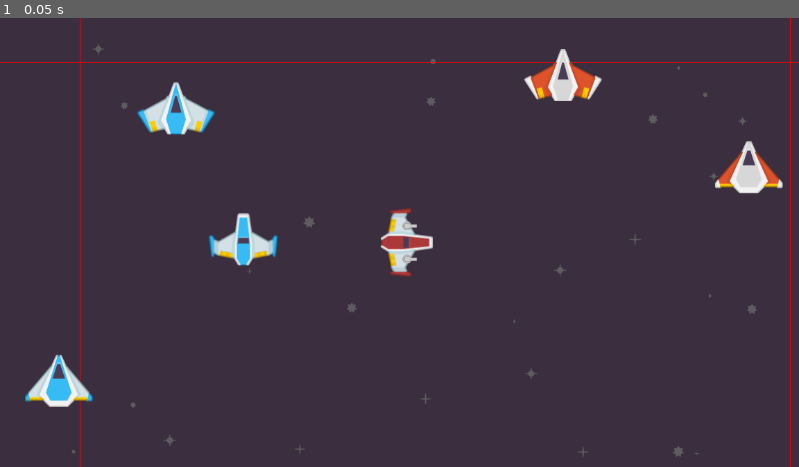
Above: before the commit, frame 1.
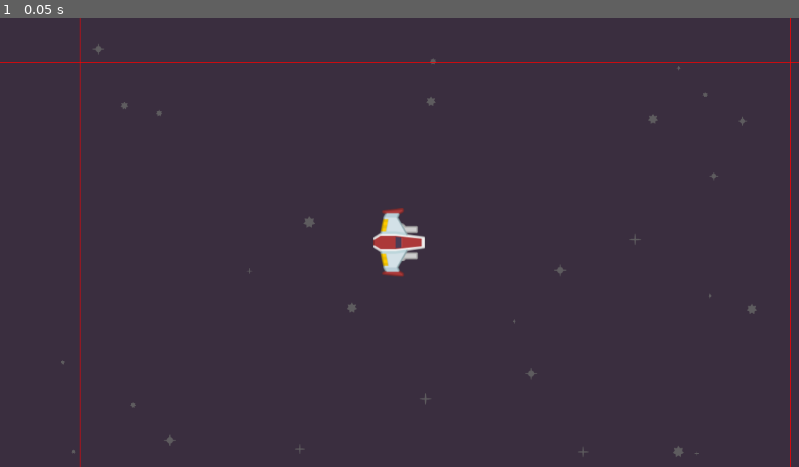
Above: after the commit, the same moment.

Repository: libardia/godot-practice-twinstick
Game: Godot game, scene res://scenes/main.tscn
The game is run twice, just before and just after one commit, with the same random seed, the same clock (stepped at 60 frames per second) and the same inputs.
Inputs:
- Up to frame 1 (0.05 s): no input

The runs differ from the first frame. In frame 1, 3.2% of the frame differs, in the area x 3-98%, y 6-87%.
Error before the commit: Invalid call. Nonexistent function 'is_mkb' in base 'Nil'. (res://obj/player/player.gd:39)
Error after the commit: Invalid call. Nonexistent function 'is_mkb' in base 'Nil'. (res://obj/player/player.gd:40)

Commit message:
remove placeholder ships; tentatively done with player

Diff:
--- a/obj/player/player.gd
+++ b/obj/player/player.gd
@@ -8,20 +8,22 @@
 
 @export_group("Rotation", "rotation_")
 @export var rotation_lerp_factor: float = 3
-@export var rotation_ease_factor: float = 0.2
+@export var rotation_ease_factor: float = 0.5
 
 @export_group("Bullets", "bullet_")
-@export var bullet_pass_velocity: bool = true
+@export var bullet_include_velocity: bool = true
+@export var bullet_project_velocity: bool = true
 
-@onready var turrets: Array[Turret] = [$Turret1, $Turret2]
+@onready var turrets: Array[Turret]
 @onready var fire_cooldown: Timer = $FireCooldown
 
 var move_force: float
 var target_angle: float
+var aim_dir: Vector2
 
 
 func _ready() -> void:
-    # Calculated to ensure max speed
+    turrets.assign($Turrets.get_children())
     move_force = max_speed * drag_coeff
 
 
@@ -34,7 +36,6 @@
 
 func _physics_process(_delta: float) -> void:
     var move_dir = Input.get_vector(&"move left", &"move right", &"move up", &"move down")
-    var aim_dir: Vector2
 
     var should_mouse_aim = InputDetector.is_mkb() and Settings.mouse_aim
     var fire_on_button = should_mouse_aim or Settings.separate_fire_button
@@ -86,7 +87,10 @@
 
 func fire():
     for t in turrets:
-        if bullet_pass_velocity:
-            t.fire(velocity)
+        if bullet_include_velocity:
+            if bullet_project_velocity:
+                t.fire(velocity.project(aim_dir))
+            else:
+                t.fire(velocity)
         else:
             t.fire()
--- a/obj/player/player.tscn
+++ b/obj/player/player.tscn
@@ -1,21 +1,21 @@
 [gd_scene format=3 uid="uid://c7mxj5wcu4oi7"]
 
 [ext_resource type="Script" uid="uid://gj8mg7vh8en6" path="res://obj/player/player.gd" id="1_g3svd"]
-[ext_resource type="Texture2D" uid="uid://b2pdnj2jjdrgw" path="res://assets/img/player-ship/playerShip1_red.png" id="1_x4w5f"]
 [ext_resource type="PackedScene" uid="uid://cgo4qtqd6e4e6" path="res://obj/turret/turret_basic.tscn" id="3_rhfbe"]
+[ext_resource type="Texture2D" uid="uid://b2pdnj2jjdrgw" path="res://assets/img/player-ship/playerShip1_red.png" id="4_hle3s"]
 
-[sub_resource type="RectangleShape2D" id="RectangleShape2D_g3svd"]
-size = Vector2(27.45, 94.985)
+[sub_resource type="RectangleShape2D" id="RectangleShape2D_xopso"]
+size = Vector2(27.435, 95.645)
 
-[sub_resource type="RectangleShape2D" id="RectangleShape2D_rhfbe"]
-size = Vector2(27, 22)
+[sub_resource type="RectangleShape2D" id="RectangleShape2D_hle3s"]
+size = Vector2(30.13, 22.48)
 
-[sub_resource type="CircleShape2D" id="CircleShape2D_xnc2w"]
-radius = 26.65
+[sub_resource type="CircleShape2D" id="CircleShape2D_r86bn"]
+radius = 25.8
 
 [node name="Player" type="CharacterBody2D" unique_id=681213816]
 script = ExtResource("1_g3svd")
-bullet_pass_velocity = false
+bullet_include_velocity = false
 
 [node name="FireCooldown" type="Timer" parent="." unique_id=1934395190]
 process_callback = 0
@@ -26,26 +26,30 @@
 position_smoothing_enabled = true
 position_smoothing_speed = 8.0
 
-[node name="Sprite" type="Sprite2D" parent="." unique_id=1852417925]
-position = Vector2(11, 0)
+[node name="Body" type="Sprite2D" parent="." unique_id=1578912861]
 rotation = 1.5707964
-texture = ExtResource("1_x4w5f")
+texture = ExtResource("4_hle3s")
 
-[node name="Turret1" parent="." unique_id=1943116017 instance=ExtResource("3_rhfbe")]
-position = Vector2(11, 24)
+[node name="Turrets" type="Node2D" parent="." unique_id=2123766699]
 
-[node name="Turret2" parent="." unique_id=660478834 instance=ExtResource("3_rhfbe")]
-position = Vector2(11, -24)
+[node name="TurretBasic" parent="Turrets" unique_id=1943116017 instance=ExtResource("3_rhfbe")]
+z_index = -3
+position = Vector2(-1, 19)
 
-[node name="CollisionShape2D" type="CollisionShape2D" parent="." unique_id=440302441]
-position = Vector2(0.24, 0)
-shape = SubResource("RectangleShape2D_g3svd")
+[node name="TurretBasic2" parent="Turrets" unique_id=1135450059 instance=ExtResource("3_rhfbe")]
+z_index = -3
+position = Vector2(-1, -19)
 
-[node name="CollisionShape2D2" type="CollisionShape2D" parent="." unique_id=1770376005]
-position = Vector2(34.565, 0)
-shape = SubResource("RectangleShape2D_rhfbe")
+[node name="CollisionShape2D" type="CollisionShape2D" parent="." unique_id=1706966364]
+position = Vector2(-11.630001, 0)
+shape = SubResource("RectangleShape2D_xopso")
 
-[node name="CollisionShape2D3" type="CollisionShape2D" parent="." unique_id=1470611687]
-shape = SubResource("CircleShape2D_xnc2w")
+[node name="CollisionShape2D2" type="CollisionShape2D" parent="." unique_id=1438900853]
+position = Vector2(22.54, 0)
+shape = SubResource("RectangleShape2D_hle3s")
+
+[node name="CollisionShape2D3" type="CollisionShape2D" parent="." unique_id=366681931]
+position = Vector2(-11.725002, 0)
+shape = SubResource("CircleShape2D_r86bn")
 
 [connection signal="timeout" from="FireCooldown" to="." method="fire"]
--- a/obj/turret/turret.gd
+++ b/obj/turret/turret.gd
@@ -12,9 +12,13 @@
 @export var aim_ease_factor: float = 0.2
 
 @onready var gun: Node2D = $Gun
-@onready var fire_position: Marker2D = $Gun/FirePosition
+@onready var fire_points: Array[Marker2D]
 
 var target_angle: float
+
+
+func _ready() -> void:
+    fire_points.assign($Gun/FirePoints.get_children())
 
 
 func aim(direction: Vector2):
@@ -25,9 +29,10 @@
 
 
 func fire(extra_velocity: Vector2 = Vector2.ZERO):
-    var fire_xform = fire_position.global_transform
-    var bullet_vel = extra_velocity + fire_xform.x * bullet_speed
-    BulletManager.fire(bullet_scene, fire_xform, bullet_vel, NodeUtil.absolute_z(fire_position))
+    for point in fire_points:
+        var fire_xform = point.global_transform
+        var bullet_vel = extra_velocity + fire_xform.x * bullet_speed
+        BulletManager.fire(bullet_scene, fire_xform, bullet_vel, NodeUtil.absolute_z(point))
 
 
 func _process(delta: float) -> void:
--- a/obj/turret/turret_basic.tscn
+++ b/obj/turret/turret_basic.tscn
@@ -1,7 +1,6 @@
 [gd_scene format=3 uid="uid://cgo4qtqd6e4e6"]
 
 [ext_resource type="Script" uid="uid://cyed1okohu4lh" path="res://obj/turret/turret.gd" id="1_0webi"]
-[ext_resource type="Texture2D" uid="uid://bt8ml0lbvvlgx" path="res://assets/img/turret/turretBase_small.png" id="1_t886t"]
 [ext_resource type="Texture2D" uid="uid://cgftmu1xfh2ij" path="res://assets/img/turret/gun06.png" id="2_ftgyb"]
 [ext_resource type="PackedScene" uid="uid://c3jpn5qdcaode" path="res://obj/bullet/bullet.tscn" id="4_nvrhd"]
 
@@ -12,18 +11,17 @@
 smooth_aim = false
 
 [node name="TurretBaseSmall" type="Sprite2D" parent="." unique_id=1125298590]
-scale = Vector2(0.5, 0.5)
-texture = ExtResource("1_t886t")
 
 [node name="Gun" type="Node2D" parent="." unique_id=1884350004]
 z_index = 2
 
 [node name="Gun06" type="Sprite2D" parent="Gun" unique_id=2099463501]
-position = Vector2(5, 0)
+position = Vector2(9, 0)
 rotation = -1.5707964
-scale = Vector2(0.5, 0.5)
 texture = ExtResource("2_ftgyb")
 
-[node name="FirePosition" type="Marker2D" parent="Gun" unique_id=764586990]
+[node name="FirePoints" type="Node2D" parent="Gun" unique_id=1228138151]
+
+[node name="FirePosition" type="Marker2D" parent="Gun/FirePoints" unique_id=764586990]
 z_index = -1
-position = Vector2(9, 0)
+position = Vector2(20, 0)
--- a/project.godot
+++ b/project.godot
@@ -25,6 +25,7 @@
 [display]
 
 window/size/mode=3
+window/size/mode.editor=0
 
 [dotnet]
 
--- a/scenes/main.tscn
+++ b/scenes/main.tscn
@@ -5,11 +5,6 @@
 [ext_resource type="Texture2D" uid="uid://c6drk2bvyg6co" path="res://assets/img/stars/star2.png" id="3_jyhfs"]
 [ext_resource type="Texture2D" uid="uid://cme4x0a1qpqps" path="res://assets/img/stars/star3.png" id="4_jyhfs"]
 [ext_resource type="PackedScene" uid="uid://c7mxj5wcu4oi7" path="res://obj/player/player.tscn" id="5_tbgi4"]
-[ext_resource type="Texture2D" uid="uid://d0x5j7vdyl5mt" path="res://assets/img/player-ship/playerShip3_blue.png" id="6_choun"]
-[ext_resource type="Texture2D" uid="uid://cwjrbk81e6en3" path="res://assets/img/player-ship/playerShip3_orange.png" id="7_ya4ey"]
-[ext_resource type="Texture2D" uid="uid://b1gl4llpc7rg6" path="res://assets/img/player-ship/playerShip2_orange.png" id="8_eb6dy"]
-[ext_resource type="Texture2D" uid="uid://djx884mryyacp" path="res://assets/img/player-ship/playerShip2_blue.png" id="9_trceg"]
-[ext_resource type="Texture2D" uid="uid://b2p5ulcgybuda" path="res://assets/img/player-ship/playerShip1_blue.png" id="10_a8y0u"]
 
 [node name="Main" type="Node2D" unique_id=1026637475]
 
@@ -26,23 +21,3 @@
 stars_modulate = Color(0.39607844, 0.39607844, 0.39607844, 0.84705883)
 debug = true
 metadata/_custom_type_script = "uid://davqcsxn32c3l"
-
-[node name="PlayerShip3Blue" type="Sprite2D" parent="." unique_id=941878278]
-position = Vector2(-491, 200)
-texture = ExtResource("6_choun")
-
-[node name="PlayerShip3Orange" type="Sprite2D" parent="." unique_id=1166295011]
-position = Vector2(504, -108)
-texture = ExtResource("7_ya4ey")
-
-[node name="PlayerShip2Orange" type="Sprite2D" parent="." unique_id=929973149]
-position = Vector2(236, -241)
-texture = ExtResource("8_eb6dy")
-
-[node name="PlayerShip2Blue" type="Sprite2D" parent="." unique_id=1562902154]
-position = Vector2(-322, -193)
-texture = ExtResource("9_trceg")
-
-[node name="PlayerShip1Blue" type="Sprite2D" parent="." unique_id=1380945657]
-position = Vector2(-225, -4)
-texture = ExtResource("10_a8y0u")
Binary file added: assets/img/player-ship/parts/beam0.png
Not shown, added: assets/img/player-ship/parts/beam0.png.import
Binary file added: assets/img/player-ship/parts/beam1.png
Not shown, added: assets/img/player-ship/parts/beam1.png.import
Binary file added: assets/img/player-ship/parts/beam2.png
Not shown, added: assets/img/player-ship/parts/beam2.png.import
Binary file added: assets/img/player-ship/parts/beam3.png
Not shown, added: assets/img/player-ship/parts/beam3.png.import
Binary file added: assets/img/player-ship/parts/beam4.png
Not shown, added: assets/img/player-ship/parts/beam4.png.import
Binary file added: assets/img/player-ship/parts/beam5.png
Not shown, added: assets/img/player-ship/parts/beam5.png.import
(and 372 more such lines)
